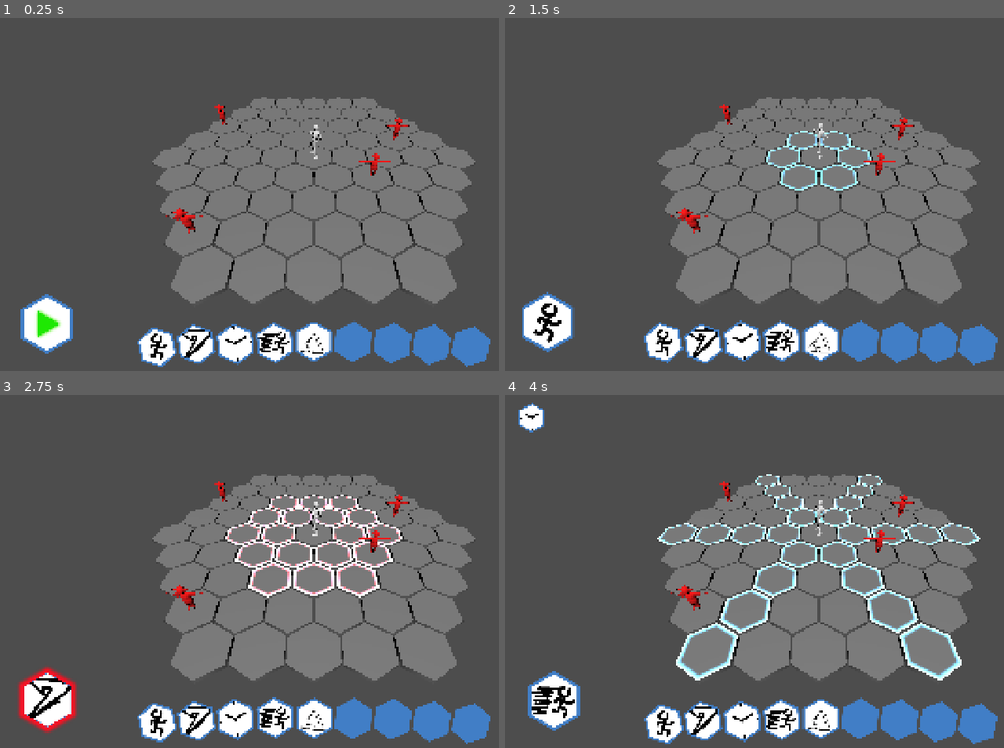
Above: before the commit, frames 1-4 (two rows, left to right).
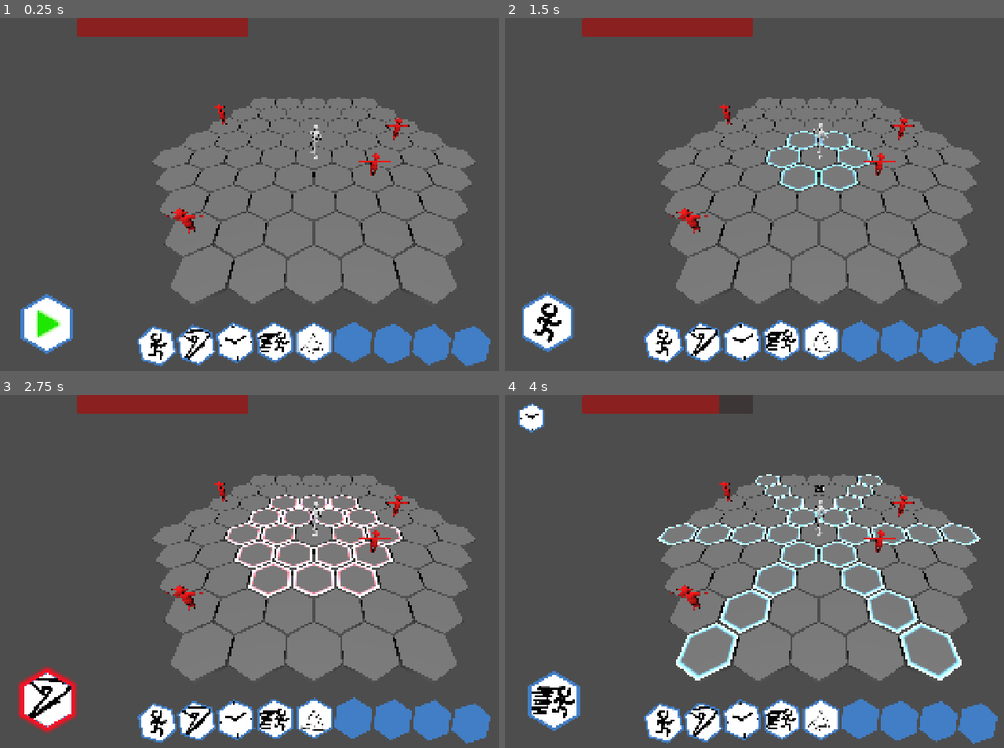
Above: after the commit, the same moments.

Repository: mmb5049/IGME601-Group4
Game: Godot game, scene res://Levels/Arena.tscn
Two runs of this game, one before a commit and one after it. Both use one fixed random seed, a clock stepped at 60 frames per second and the inputs below.
Inputs (mouse positions are in pixels of both pictures, inside the frame that each line leads up to):
- Up to frame 1 (0.25 s): no input
- Up to frame 2 (1.5 s): click (549, 325) at 0.5 s; tap Enter at 1.25 s; drag from (664, 339) to (879, 116) at 1.27 s
- Up to frame 3 (2.75 s): drag from (194, 719) to (284, 642) at 2.02 s
- Up to frame 4 (4 s): move the mouse to (739, 719) at 2.77 s; hold D 2.78-3.5 s; tap M at 2.85 s; click (739, 719) at 2.92 s; tap H at 3.05 s; drag from (779, 716) to (629, 518) at 3.52 s

The runs differ from the first frame. In frame 1, 2.7% of the frame differs, in the area x 15-97%, y 0-99%; in frame 2, 2.7%, in the area x 15-99%, y 0-99%; in frame 3, 2.4%; in frame 4, 2.4%.

Commit message:
Finish health system for the player

Diff:
--- a/igme-601-group-4/Characters/Player.tscn
+++ b/igme-601-group-4/Characters/Player.tscn
@@ -7,8 +7,10 @@
 [ext_resource type="Script" uid="uid://c1a8bcrjruokn" path="res://Characters/character_movement.gd" id="5_55lj8"]
 [ext_resource type="Resource" uid="uid://ws7vkafabric" path="res://Abilities/Trap.tres" id="5_c3bgu"]
 [ext_resource type="AnimationLibrary" uid="uid://bccmfn3ypnnvi" path="res://Animations/Player/Attack.res" id="6_55lj8"]
+[ext_resource type="Resource" uid="uid://bd8u5js5idheq" path="res://Abilities/Wait.tres" id="6_nwlvs"]
 [ext_resource type="Script" uid="uid://dglwrx0n21jcs" path="res://Characters/animation_manager.gd" id="6_qhb0e"]
 [ext_resource type="Animation" uid="uid://lw8jf78su53e" path="res://Animations/Player/FightingIdle.res" id="7_7pihf"]
+[ext_resource type="Script" uid="uid://cknt87ddtmhe6" path="res://Characters/mesh_manager.gd" id="10_x35ji"]
 
 [sub_resource type="CapsuleShape3D" id="CapsuleShape3D_0f3il"]
 
@@ -130,7 +132,7 @@
 script = ExtResource("1_v6d5b")
 movement = NodePath("Movement")
 animationManager = NodePath("Animation")
-abilities = Array[ExtResource("2_v6d5b")]([ExtResource("3_55lj8"), ExtResource("4_qhb0e"), ExtResource("5_c3bgu")])
+abilities = Array[ExtResource("2_v6d5b")]([ExtResource("3_55lj8"), ExtResource("4_qhb0e"), ExtResource("5_c3bgu"), ExtResource("6_nwlvs"), ExtResource("3_55lj8")])
 
 [node name="CollisionShape3D" type="CollisionShape3D" parent="." unique_id=696857639]
 shape = SubResource("CapsuleShape3D_0f3il")
@@ -380,6 +382,7 @@
 mesh = SubResource("ArrayMesh_ylcf5")
 skin = SubResource("Skin_dua0b")
 skeleton = NodePath("..")
+script = ExtResource("10_x35ji")
 
 [node name="AnimationPlayer" type="AnimationPlayer" parent="Animation" unique_id=1731858539]
 libraries/Attack = ExtResource("6_55lj8")
--- a/igme-601-group-4/Characters/player_controller.gd
+++ b/igme-601-group-4/Characters/player_controller.gd
@@ -3,12 +3,17 @@
 
 ## UI and gameplay systems observe these signals instead of duplicating target
 ## calculations. The Player remains the single authority for legal targets.
+
+signal health_changed(current_health: int, max_health: int)
+signal player_died
 signal targeting_started(ability: Ability)
 signal target_preview_changed(target: AbilityTarget)
 signal targeting_ended
 signal ability_confirmed(ability: Ability, target: AbilityTarget)
 
 var number_display = preload("res://Misc/number_display.tscn")
+@export var mesh:MeshInstance3D
+
 
 const INVALID_CELL := Vector2i(2147483647, 2147483647)
 const INVALID_WORLD_POSITION := Vector3(INF, INF, INF)
@@ -16,6 +21,11 @@
 @onready var camera: Camera3D = get_viewport().get_camera_3d()
 @export var movement: CharacterMovement
 @export var animationManager:AnimationManager
+
+@export_category("Health")
+@export var max_health: int = 100
+var current_health: int = 100
+var is_dead: bool = false
 
 @export_category("Abilities")
 @export var abilities: Array[Ability] = []
@@ -37,9 +47,13 @@
 
 func _ready() -> void:
 	cursor_position = get_viewport().get_mouse_position()
+	current_health = max_health
+
 	if animationManager:
 		animationManager.play_animation(animationManager.idle_animation)
 
+	health_changed.emit(current_health, max_health)
+	mesh = $Animation/Skeleton3D/Cube
 
 func _unhandled_input(event: InputEvent) -> void:
 	# Keyboard selection remains available for the group's temporary testing,
@@ -65,6 +79,8 @@
 				request_ability(get_ability("Slash"))
 			KEY_T:
 				request_ability(get_ability("Trap"))
+			KEY_H:
+				damage(20)
 
 	elif event is InputEventMouseButton:
 		var mouse_event: InputEventMouseButton = event as InputEventMouseButton
@@ -390,3 +406,34 @@
 
 	var local_position: Vector3 = HexGrid.to_local(hit_position)
 	return HexGrid.world_to_hex(local_position)
+
+
+func damage(amount: int) -> void:
+	if is_dead or amount <= 0:
+		return
+
+	var new_display:Node3D = number_display.instantiate()
+	get_parent().add_child(new_display)
+
+	new_display.global_position = global_position + Vector3(0, 1.1, 0)
+	new_display.set_number(-amount)
+
+	mesh.flash()
+
+	current_health = current_health - amount
+	health_changed.emit(current_health, max_health)
+
+	print("Player HP: ", current_health, "/", max_health)
+
+	if current_health <= 0:
+		is_dead = true
+		player_died.emit()
+		print("Player died!")
+
+#Nothing can heal the player as of yet but still a useful function to have
+func heal(amount: int) -> void:
+	if is_dead or amount <= 0:
+		return
+
+	current_health = mini(current_health + amount, max_health)
+	health_changed.emit(current_health, max_health)
--- a/igme-601-group-4/Levels/Arena.tscn
+++ b/igme-601-group-4/Levels/Arena.tscn
@@ -15,6 +15,7 @@
 [ext_resource type="Script" uid="uid://dosnlnm0d3y77" path="res://UI/global_ui_sway.gd" id="12_ui_sway"]
 [ext_resource type="Script" uid="uid://bqyjg7cr7355y" path="res://Scripts/action_execution_controller.gd" id="13_action_executor"]
 [ext_resource type="PackedScene" uid="uid://d2af5376r7sff" path="res://UI/Menus/game_over.tscn" id="14_mo5sh"]
+[ext_resource type="PackedScene" uid="uid://cr5jts6r1074n" path="res://UI/Player/HealthBar.tscn" id="16_famn7"]
 
 [node name="Arena" type="Node3D" unique_id=1193273823]
 script = ExtResource("1_5o1c7")
@@ -29,8 +30,8 @@
 [node name="DirectionalLight3D" type="DirectionalLight3D" parent="." unique_id=311003560]
 transform = Transform3D(1, 0, 0, 0, 0.41029218, 0.91195416, 0, -0.91195416, 0.41029218, 0, 2.4668567, 1.7899017)
 
-[node name="Player" parent="." unique_id=372403699 instance=ExtResource("5_dsr05")]
-abilities = Array[ExtResource("4_kn3ki")]([ExtResource("5_8ml7l"), ExtResource("6_k3an4"), ExtResource("7_ifjt6"), ExtResource("8_f1bm4")])
+[node name="Player" parent="." unique_id=372403699 groups=["player"] instance=ExtResource("5_dsr05")]
+abilities = Array[ExtResource("4_kn3ki")]([ExtResource("5_8ml7l"), ExtResource("6_k3an4"), ExtResource("7_ifjt6"), ExtResource("8_f1bm4"), ExtResource("9_4yh7d")])
 
 [node name="Enemies" type="Node3D" parent="." unique_id=931866839]
 
@@ -80,8 +81,12 @@
 execute_button = NodePath("../GlobalUIRoot/SwayLayer/ActionDockUI/ExecuteButtonUI")
 between_actions_delay = 0.45
 
+[node name="HealthBar" parent="." unique_id=1543784001 instance=ExtResource("16_famn7")]
+
 [connection signal="ability_confirmed" from="Player" to="GlobalUIRoot/SwayLayer/ActionDockUI" method="commit_confirmed_ability"]
 [connection signal="target_preview_changed" from="Player" to="GlobalUIRoot/SwayLayer/ActionDockUI" method="set_target_preview"]
 [connection signal="targeting_ended" from="Player" to="GlobalUIRoot/SwayLayer/ActionDockUI" method="end_targeting"]
 [connection signal="targeting_started" from="Player" to="GlobalUIRoot/SwayLayer/ActionDockUI" method="begin_targeting"]
 [connection signal="ability_selected" from="GlobalUIRoot/SwayLayer/AbilityBarUI" to="Player" method="request_ability"]
+
+[editable path="Player"]
--- /dev/null
+++ b/igme-601-group-4/UI/Player/HealthBar.gd
@@ -0,0 +1,29 @@
+extends CanvasLayer
+
+@export var player: PlayerController
+
+@onready var health_bar: ProgressBar = $ProgressBar
+
+
+func _ready() -> void:
+	player = get_tree().get_first_node_in_group("player") as PlayerController
+
+	if player == null:
+		push_error("HealthBar: Could not find PlayerController!")
+		return
+
+	player.health_changed.connect(_on_health_changed)
+
+	# Initialize the health bar
+	_on_health_changed(
+		player.current_health,
+		player.max_health
+	)
+
+
+func _on_health_changed(
+	current: int,
+	maximum: int
+) -> void:
+	health_bar.max_value = maximum
+	health_bar.value = current
--- /dev/null
+++ b/igme-601-group-4/UI/Player/HealthBar.tscn
@@ -0,0 +1,15 @@
+[gd_scene format=3 uid="uid://cr5jts6r1074n"]
+
+[ext_resource type="Script" uid="uid://d1cx8ym81vhet" path="res://UI/Player/HealthBar.gd" id="1_16r8k"]
+
+[node name="HealthBar" type="CanvasLayer" unique_id=1543784001]
+script = ExtResource("1_16r8k")
+
+[node name="ProgressBar" type="ProgressBar" parent="." unique_id=51208162]
+modulate = Color(1, 0, 0, 1)
+offset_left = 237.0
+offset_top = 1.0
+offset_right = 760.0
+offset_bottom = 57.0
+value = 100.0
+show_percentage = false
Not shown, added: igme-601-group-4/UI/Player/HealthBar.gd.uid
